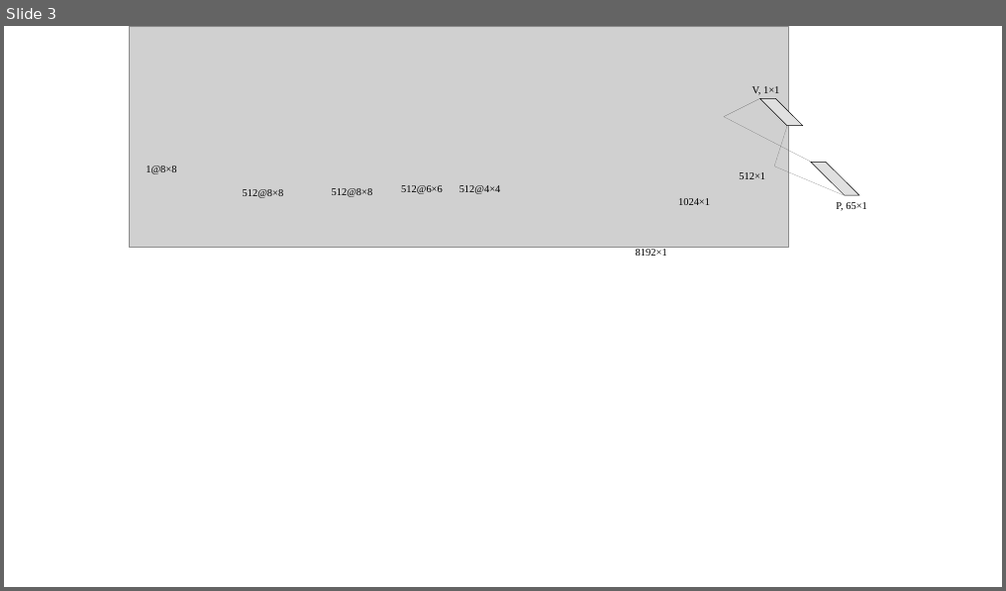
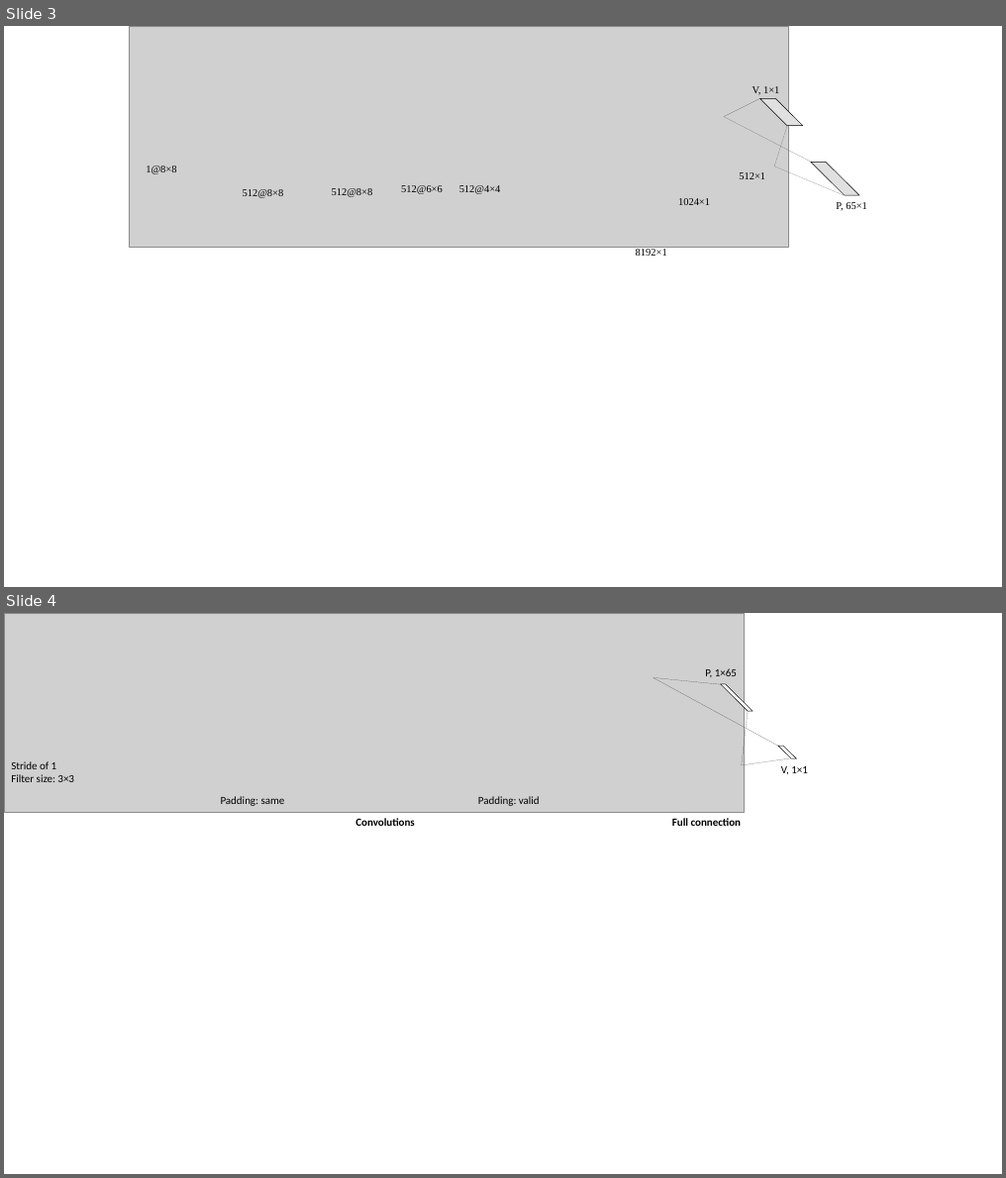
Before and after one commit to im0qianqian/Reversi-based-RL, a slide deck: tutorial/ppt/img/组图.pptx. Shown one above the other, each under a label of ours: slide 3 before the commit, slides 3 and 4 after it. The pictures are 1006x591 and 1006x1178 pixels, drawn with LibreOffice and Linux fonts; fonts in the diff are those of the drawing; grey boxes stand for pictures; background and template pictures are left out. Boxes give left, top, right and bottom in pixels: in the first picture for what was removed or moved away, otherwise in the second. Text is boxed around its words. In the diff, an @@ line names an element or a change of style, - is before the commit and + after.

```diff
--- a/tutorial/ppt/img/组图.pptx
+++ b/tutorial/ppt/img/组图.pptx
@@ slide 4 added at bbox=[4, 613, 1002, 1174], background #FFFFFF @@
@@ picture added at bbox=[4, 613, 745, 813] @@
@@ text added at bbox=[705, 668, 737, 677], 10.5 pt, text #000000 @@
+P, 1×65
@@ line added from (653, 677) to (721, 685), #404040 0.1 pt @@
@@ line added from (653, 677) to (778, 747), #404040 0.1 pt @@
@@ parallelogram added at bbox=[721, 684, 752, 711], fill #FAFAFA, outline #000000 0.45 pt @@
@@ line added from (742, 765) to (747, 711), #404040 0.1 pt @@
@@ line added from (742, 765) to (792, 759), #404040 0.1 pt @@
@@ parallelogram added at bbox=[778, 747, 796, 759], fill #FAFAFA, outline #000000 0.45 pt @@
@@ text added at bbox=[11, 761, 74, 782], 10.5 pt, text #000000 @@
+Stride of 1
+Filter size: 3×3
@@ text added at bbox=[781, 766, 808, 774], 10.5 pt, text #000000 @@
+V, 1×1
@@ text added at bbox=[221, 796, 285, 806], 10.5 pt, text #000000 @@
+Padding: same
@@ text added at bbox=[355, 818, 414, 826], 10.5 pt, text #000000, bold @@
+Convolutions
@@ text added at bbox=[478, 796, 540, 806], 10.5 pt, text #000000 @@
+Padding: valid
@@ text added at bbox=[672, 818, 741, 826], 10.5 pt, text #000000, bold @@
+Full connection
```
Also in this commit, not shown: 11 other files.
